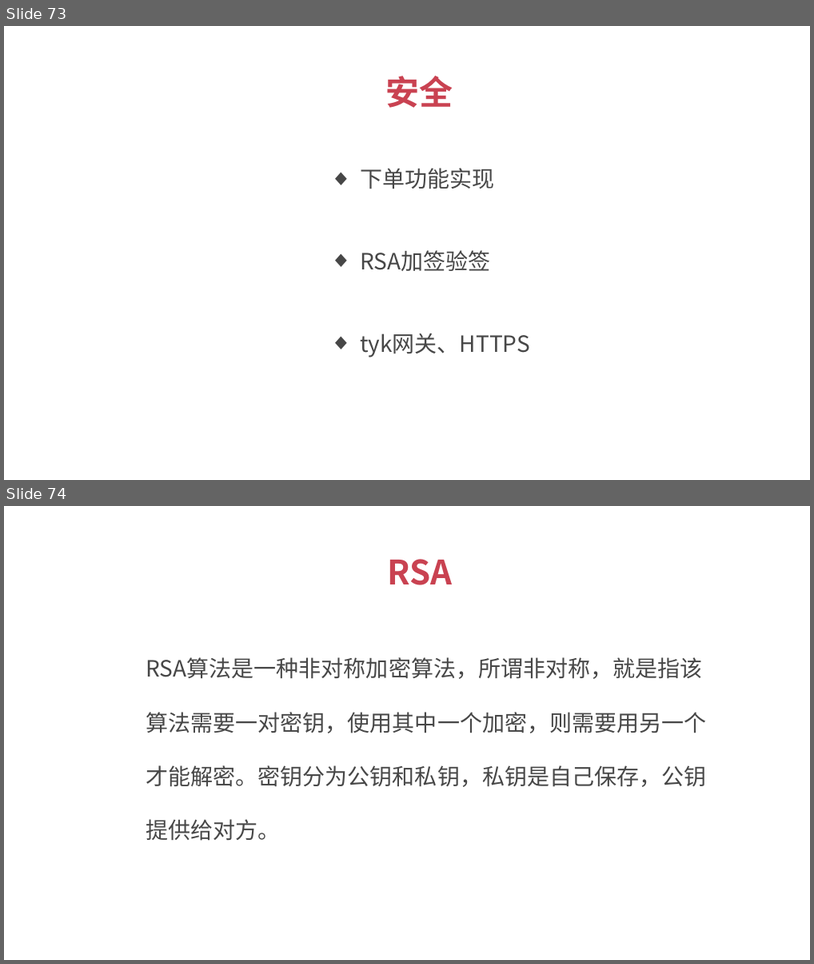
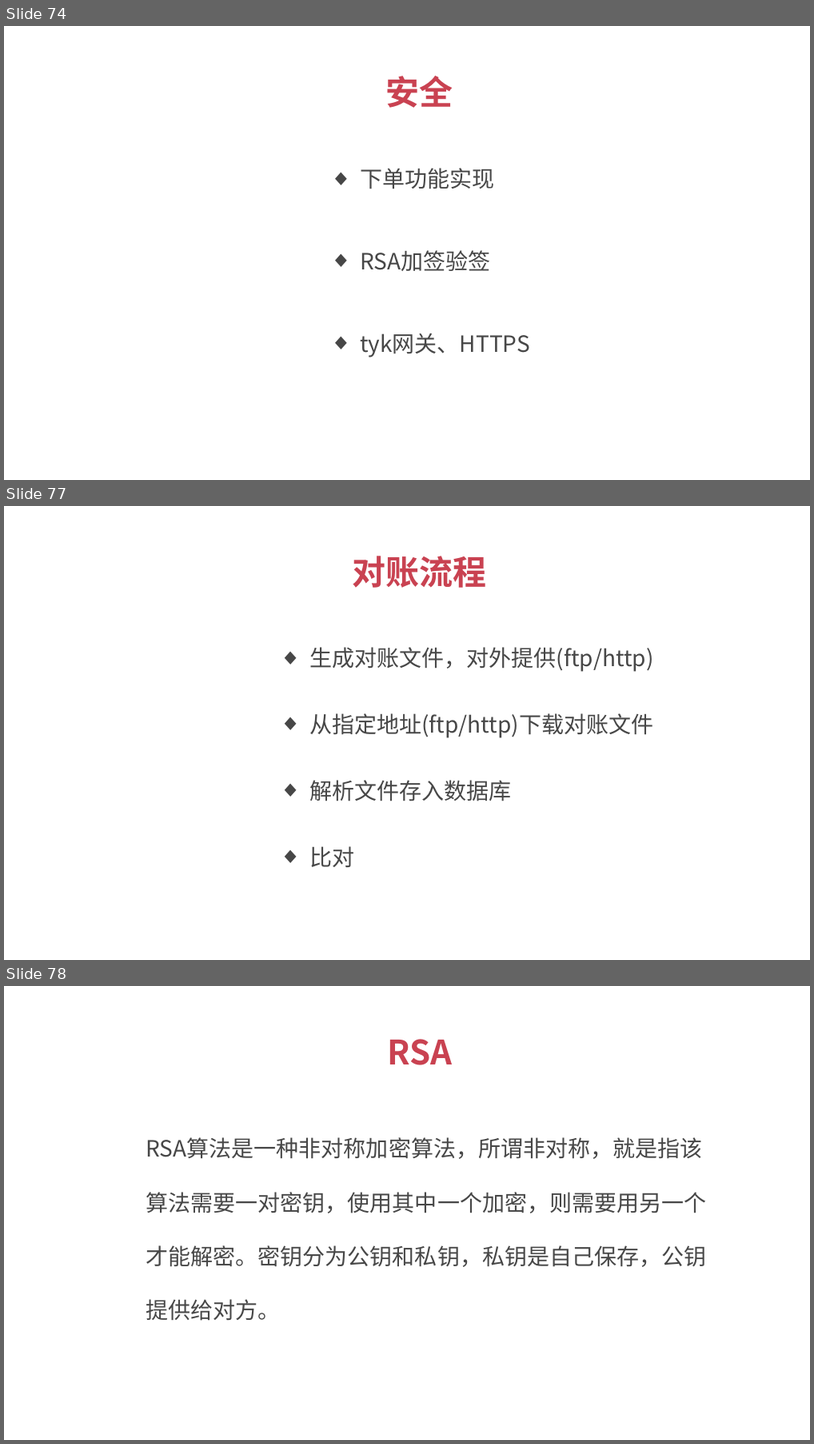
Before and after one commit to 1329555958/financial, a slide deck: 理财平台.pptx. Shown one above the other, each under a label of ours: slides 73 and 74 before the commit, slides 74, 77 and 78 after it; the slides between them are not shown. The pictures are 814x964 and 814x1444 pixels, drawn with LibreOffice and Linux fonts; fonts in the diff are those of the drawing. Boxes give left, top, right and bottom in pixels: in the first picture for what was removed or moved away, otherwise in the second. Text is boxed around its words. In the diff, an @@ line names an element or a change of style, - is before the commit and + after.

Commit message:
7.4

```diff
--- a/理财平台.pptx
+++ b/理财平台.pptx
@@ slide 77 added at (4, 506, 810, 960), background #FFFFFF @@
@@ text added at (353, 556, 487, 588), 30 pt, text #C94251, bold @@
+对账流程
@@ text added at (310, 647, 654, 672), 20 pt, text #474747 @@
+  ◆ 生成对账文件，对外提供(ftp/http)
@@ text added at (310, 713, 654, 738), 20 pt, text #474747 @@
+  ◆ 从指定地址(ftp/http)下载对账文件
@@ text added at (310, 780, 511, 801), 20 pt, text #474747 @@
+  ◆ 解析文件存入数据库
@@ text added at (310, 846, 354, 867), 20 pt, text #474747 @@
+  ◆ 比对
@@ what was slide 73 is now slide 74 @@
@@ what was slide 74 is now slide 78 @@
```
Also in this commit, not shown: 3 other slides added.
